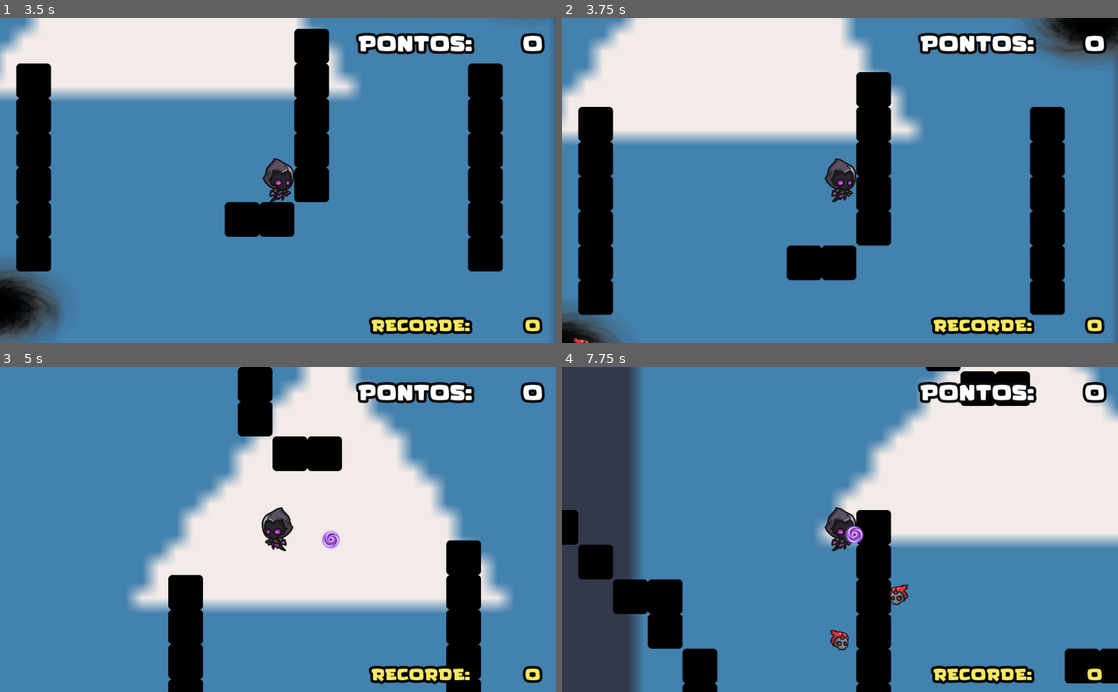
Above: before the commit, frames 1-4 (two rows, left to right).
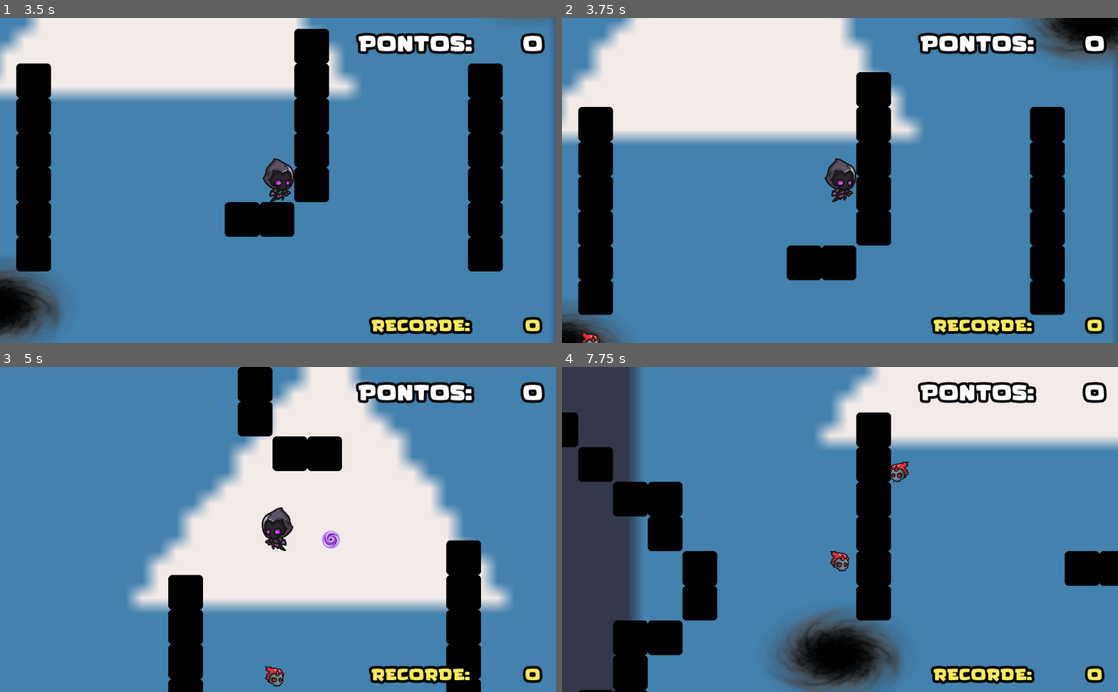
Above: after the commit, the same moments.

Repository: danielmfr/Trabalho_Final-Prog_para_Jogos
Game: Godot game, scene res://Scenes/levels/MainMenu.tscn
Same seed, same stepped clock (60 frames per second), same inputs: the game is played once before the commit and once after it. The engine's default icon, where the game draws it, is replaced by a stand-in: a white triangle on a blue panel in a dark square.
Inputs (mouse positions are in pixels of both pictures, inside the frame that each line leads up to):
- Up to frame 1 (3.5 s): click "Play Game" at 0.5 s; tap Enter at 1.25 s; move the mouse to (400, 164) at 1.27 s; press the mouse at (400, 164) at 1.28 s; hold D (right) 1.28-2.03 s; move the mouse to (166, 196) at 2.02 s; release the mouse at (166, 196) at 2.03 s; hold S (down) 2.03-2.78 s; click (166, 196) at 2.1 s; move the mouse to (333, 109) at 2.77 s; press the mouse at (333, 109) at 2.78 s; hold D (right) from 2.78 s (still down)
- Up to frame 2 (3.75 s): move the mouse to (812, 245) at 3.52 s; release D (right) at 3.53 s; release the mouse at (812, 245) at 3.53 s; hold W (up) from 3.53 s (still down); click (812, 245) at 3.6 s
- Up to frame 3 (5 s): move the mouse to (444, 578) at 4.27 s; release W (up) at 4.28 s; press the mouse at (444, 578) at 4.28 s; hold A (left) from 4.28 s (still down)
- Up to frame 4 (7.75 s): move the mouse to (673, 480) at 5.02 s; release the mouse at (673, 480) at 5.03 s; click (673, 480) at 5.1 s; move the mouse to (867, 529) at 5.77 s; release A (left) at 5.78 s; press the mouse at (867, 529) at 5.78 s; hold S (down) 5.78-6.53 s; move the mouse to (756, 448) at 6.52 s; release the mouse at (756, 448) at 6.53 s; hold D (right) 6.53-7.28 s; click (756, 448) at 6.6 s; move the mouse to (962, 513) at 7.27 s; press the mouse at (962, 513) at 7.28 s; hold W (up) from 7.28 s (still down)

Frame 1 is identical in both runs. In frame 2, less than 0.1% of the frame differs, in the area x 2-7%, y 96-100%; in frame 3, 0.2%; in frame 4, 37%, in the area x 0-100%, y 0-100%.

Commit message:
Herança e power ups

Diff:
--- a/Scenes/characters/Enemies/Boss.gd
+++ b/Scenes/characters/Enemies/Boss.gd
@@ -55,7 +55,7 @@
 
 
 func arrive_force(target: Vector2, max_speed):
-	var desired = target - self.global_position
+	var desired = target - global_position
 
 	var d = desired.length()
 	desired = desired.normalized()
@@ -122,7 +122,7 @@
 func _on_Death_Area_area_entered(area):
 	if area.is_in_group("dano"):
 		area.queue_free()
-		damage_self(1)
+		damage_self(Global.jogador.dano)
 		motion = -motion * recuo
 		atordoado = true
 		$timer_recuo.start()
--- a/Scenes/characters/Enemy.gd
+++ b/Scenes/characters/Enemy.gd
@@ -1,43 +1,4 @@
-extends KinematicBody2D
-
-var movespeed = 100
-var motion = Vector2.ZERO
-var vida = 3
-var atordoado = false
-var recuo = 2
+extends "res://Scenes/characters/Enemy_Base.gd"
 
 func _physics_process(delta):
-	#flipar spirte
-	if Global.jogador.global_position < global_position:
-		get_node( "Sprite" ).set_flip_h( true )
-	if Global.jogador.global_position > global_position:
-		get_node( "Sprite" ).set_flip_h( false )
-	#innimigo se movimento em direção do player
-	if Global.jogador != null and atordoado == false:
-		motion = global_position.direction_to(Global.jogador.global_position)
-	global_position += motion * movespeed * delta
-
-
-
-	#colisão com as paredes
-	move_and_collide(motion)
-
-
-
-	#verificar se o inimigo está morto
-	if vida <= 0:
-		Global.pontos += 5
-		queue_free()
-
-#quando o inimigo receber dano
-func _on_Area2D_area_entered(area):
-	if area.is_in_group("dano"):
-		print("atingido")
-		vida -=1
-		motion = -motion * recuo
-		atordoado = true
-		$timer_recuo.start()
-
-
-func _on_timer_recuo_timeout():
-	atordoado = false
+	moviemto_basico_inimigo(delta)
--- /dev/null
+++ b/Scenes/characters/Enemy1.tscn
@@ -0,0 +1,9 @@
+[gd_scene load_steps=2 format=2]
+
+[ext_resource path="res://Scenes/characters/Enemy_Base.tscn" type="PackedScene" id=1]
+
+[node name="Enemy1" instance=ExtResource( 1 )]
+movespeed = 100
+
+[node name="CollisionShape2D" parent="." index="1"]
+position = Vector2( 1, -0.5 )
--- /dev/null
+++ b/Scenes/characters/Enemy2.tscn
@@ -0,0 +1,15 @@
+[gd_scene load_steps=3 format=2]
+
+[ext_resource path="res://Assets/textures/Enemy2/Wraith_012.png" type="Texture" id=1]
+[ext_resource path="res://Scenes/characters/Enemy_Base.tscn" type="PackedScene" id=2]
+
+[node name="Enemy2" instance=ExtResource( 2 )]
+
+[node name="Sprite" parent="." index="0"]
+texture = ExtResource( 1 )
+
+[node name="CollisionShape2D" parent="." index="1"]
+position = Vector2( 0.5, -6 )
+
+[node name="CollisionShape2D" parent="Area2D" index="0"]
+position = Vector2( 0.5, -6 )
--- /dev/null
+++ b/Scenes/characters/Enemy_Base.gd
@@ -0,0 +1,44 @@
+extends KinematicBody2D
+
+var motion = Vector2.ZERO
+var atordoado = false
+export (int) var recuo = 20
+export (int) var vida = 3
+export (int) var movespeed = 200
+
+func _process(delta):
+		if vida <= 0:
+			Global.pontos += 5
+			queue_free()
+
+func moviemto_basico_inimigo(delta):
+	#flipar spirte
+	if Global.jogador.global_position < self.global_position:
+		get_node( "Sprite" ).set_flip_h( true )
+	if Global.jogador.global_position > self.global_position:
+		get_node( "Sprite" ).set_flip_h( false )
+	#innimigo se movimento em direção do player
+	if Global.jogador != null and atordoado == false:
+		motion = self.global_position.direction_to(Global.jogador.global_position)
+		self.global_position += motion * movespeed * delta
+	elif atordoado:
+		motion = lerp(motion, Vector2.ZERO, 0.3)
+		self.global_position += motion * delta
+
+
+	#colisão com as paredes
+	move_and_collide(motion)
+
+#quando o inimigo receber dano
+func _on_Area2D_area_entered(area):
+	if area.is_in_group("dano"):
+		print("inimigo acertado")
+		vida -= Global.jogador.dano
+		motion = -motion * recuo
+		atordoado = true
+		$timer_recuo.start()
+
+
+
+func _on_timer_recuo_timeout():
+	atordoado = false
--- a/Scenes/characters/Enemies/Enemy.tscn
+++ b/Scenes/characters/Enemy_Base.tscn
@@ -4,24 +4,24 @@
 [ext_resource path="res://Scenes/characters/Enemy.gd" type="Script" id=2]
 
 [sub_resource type="RectangleShape2D" id=1]
-extents = Vector2( 16, 18 )
+extents = Vector2( 17, 18.5 )
 
 [sub_resource type="RectangleShape2D" id=2]
 extents = Vector2( 17, 19 )
 
-[node name="Enemy" type="KinematicBody2D" groups=["enemy"]]
+[node name="Enemy_Base" type="KinematicBody2D" groups=["enemy"]]
 script = ExtResource( 2 )
 __meta__ = {
 "_edit_group_": true
 }
 
+[node name="Sprite" type="Sprite" parent="." groups=["enemy"]]
+scale = Vector2( 0.182692, 0.182692 )
+texture = ExtResource( 1 )
+
 [node name="CollisionShape2D" type="CollisionShape2D" parent="." groups=["enemy"]]
 position = Vector2( 1, -1 )
 shape = SubResource( 1 )
-
-[node name="Sprite" type="Sprite" parent="." groups=["enemy"]]
-scale = Vector2( 0.182692, 0.182692 )
-texture = ExtResource( 1 )
 
 [node name="Area2D" type="Area2D" parent="." groups=["enemy"]]
 
--- a/Scenes/characters/Player.gd
+++ b/Scenes/characters/Player.gd
@@ -4,6 +4,14 @@
 var bullet = preload("res://Scenes/props/Bullet.tscn")
 
 var recarregado = true
+var tempo_recarga = 0.2
+var padrao_tempo_recarga = tempo_recarga
+
+var dano = 1
+var dano_padrao = dano
+
+var reset_poder = []
+
 var morto = false
 
 func _ready():
@@ -30,12 +38,22 @@
 		motion = move_and_slide(motion * movespeed)
 
 	if Input.is_action_pressed("LMB") and Global.criacao_no_pai != null and recarregado and !morto:
-		Global.instance_node(bullet, global_position, Global.criacao_no_pai)
+		var instancia_bala = Global.instance_node(bullet, global_position, Global.criacao_no_pai)
+		instancia_bala.dano = dano
 		recarregado = false
 		$tempo_recarga.start()
 
 func _on_tempo_recarga_timeout():
 	recarregado = true
+	$tempo_recarga.wait_time = tempo_recarga
+
+func _on_tempo_recarga_col_timeout():
+	if reset_poder.find("tempo_recarga") != null:
+		tempo_recarga = padrao_tempo_recarga
+		reset_poder.erase("tempo_recarga")
+	if reset_poder.find("dano") != null:
+		dano = dano_padrao
+		reset_poder.erase("dano")
 
 func _on_Area2D_area_entered(area):
 	if area.is_in_group("enemy"):
--- a/Scenes/characters/Player.tscn
+++ b/Scenes/characters/Player.tscn
@@ -34,8 +34,13 @@
 wait_time = 0.2
 one_shot = true
 
+[node name="tempo_recarga_col" type="Timer" parent="."]
+wait_time = 3.0
+one_shot = true
+
 [node name="Camera2D" type="Camera2D" parent="."]
 current = true
 
 [connection signal="area_entered" from="Area2D" to="." method="_on_Area2D_area_entered"]
 [connection signal="timeout" from="tempo_recarga" to="." method="_on_tempo_recarga_timeout"]
+[connection signal="timeout" from="tempo_recarga_col" to="." method="_on_tempo_recarga_col_timeout"]
--- a/Scenes/levels/Phase1.tscn
+++ b/Scenes/levels/Phase1.tscn
@@ -1,20 +1,26 @@
-[gd_scene load_steps=6 format=2]
+[gd_scene load_steps=14 format=2]
 
 [ext_resource path="res://Scenes/characters/Player.tscn" type="PackedScene" id=1]
 [ext_resource path="res://Portal_Inimigos.png" type="Texture" id=2]
+[ext_resource path="res://Scenes/props/Poder_Recarga.tscn" type="PackedScene" id=3]
 [ext_resource path="res://icon.png" type="Texture" id=4]
 [ext_resource path="res://wall.tres" type="TileSet" id=5]
+[ext_resource path="res://Scenes/characters/Enemy_Base.tscn" type="PackedScene" id=6]
+[ext_resource path="res://Assets/textures/Enemy2/Wraith_012.png" type="Texture" id=7]
+[ext_resource path="res://Scenes/props/Poder_Dano.tscn" type="PackedScene" id=8]
 
 [sub_resource type="GDScript" id=1]
 script/source = "extends Node2D
 
 var rgn = RandomNumberGenerator.new()
 
-var inimigo_1 = preload(\"res://Scenes/characters/Enemy.tscn\")
 var boss = preload(\"res://Scenes/characters/Enemies/Boss.tscn\")
+export(Array, PackedScene) var inimigos
+export(Array, PackedScene) var poderes
 #garantir que o tiro só va existir quando existir o jogador
 func _ready():
 	Global.criacao_no_pai = self
+	Global.pontos = 0
 
 func _exit_tree():
 	Global.criacao_no_pai = null
@@ -26,13 +32,16 @@
 	match portalRandom:
 		1:
 			var posicao_inimigo = Vector2(80,70)
-			Global.instance_node(inimigo_1, posicao_inimigo, self)
+			var numero_inimigos = round(rand_range(-1,inimigos.size()-1))
+			Global.instance_node(inimigos[numero_inimigos], posicao_inimigo, self)
 		2:
 			var posicao_inimigo = Vector2(300,1100)
-			Global.instance_node(inimigo_1, posicao_inimigo, self)
+			var numero_inimigos = round(rand_range(-1,inimigos.size()-1))
+			Global.instance_node(inimigos[numero_inimigos], posicao_inimigo, self)
 		3:
 			var posicao_inimigo = Vector2(1300,500)
-			Global.instance_node(inimigo_1, posicao_inimigo, self)
+			var numero_inimigos = round(rand_range(-1,inimigos.size()-1))
+			Global.instance_node(inimigos[numero_inimigos], posicao_inimigo, self)
 
 
 
@@ -44,10 +53,46 @@
 func _on_timer_spawn_boss_timeout():
 	var posicao_boss = Vector2(1300,500)
 	Global.instance_node(boss, posicao_boss, self)
+
+
+func _on_timer_spawn_poder_timeout():
+	var posicao_poderes = Vector2(80,70)
+	var numero_poderes = round(rand_range(-1,poderes.size()-1))
+	Global.instance_node(poderes[numero_poderes], posicao_poderes, self)
 "
+
+[sub_resource type="GDScript" id=3]
+script/source = "extends \"res://Scenes/characters/Enemy_Base.gd\"
+
+func _physics_process(delta):
+	moviemto_basico_inimigo(delta)
+
+
+"
+
+[sub_resource type="RectangleShape2D" id=2]
+extents = Vector2( 23.5, 17 )
+
+[sub_resource type="RectangleShape2D" id=4]
+extents = Vector2( 24, 17 )
+
+[sub_resource type="PackedScene" id=5]
+_bundled = {
+"conn_count": 2,
+"conns": PoolIntArray( 3, 0, 17, 16, 2, 0, 5, 0, 19, 18, 2, 0 ),
+"editable_instances": [  ],
+"names": PoolStringArray( "Enemy2", "script", "KinematicBody2D", "Sprite", "scale", "texture", "CollisionShape2D", "position", "shape", "enemy", "Area2D", "col", "timer_recuo", "wait_time", "one_shot", "Timer", "_on_Area2D_area_entered", "area_entered", "_on_timer_recuo_timeout", "timeout" ),
+"node_count": 6,
+"node_paths": [  ],
+"nodes": PoolIntArray( -1, -1, 2, 0, -1, 1, 1, 0, 0, 0, 0, 3, 3, -1, 2, 4, 1, 5, 2, 0, 0, 0, 6, 6, -1, 2, 7, 3, 8, 4, 1, 9, 0, 0, 10, 10, -1, 0, 1, 9, 3, 0, 6, 11, -1, 2, 7, 5, 8, 6, 1, 9, 0, 0, 15, 12, -1, 2, 13, 7, 14, 8, 0 ),
+"variants": [ SubResource( 3 ), Vector2( 0.22, 0.22 ), ExtResource( 7 ), Vector2( 1.5, -6 ), SubResource( 2 ), Vector2( 1, -6 ), SubResource( 4 ), 0.1, true ],
+"version": 2
+}
 
 [node name="Fase" type="Node2D"]
 script = SubResource( 1 )
+inimigos = [ ExtResource( 6 ), SubResource( 5 ) ]
+poderes = [ ExtResource( 3 ), ExtResource( 8 ) ]
 
 [node name="Player" parent="." instance=ExtResource( 1 )]
 position = Vector2( 600, 600 )
@@ -91,6 +136,10 @@
 wait_time = 20.0
 autostart = true
 
+[node name="timer_spawn_poder" type="Timer" parent="."]
+autostart = true
+
 [connection signal="timeout" from="timer_spawn_inimigo" to="." method="_on_timer_spawn_inimigo_timeout"]
 [connection signal="timeout" from="timer_dificuldade" to="." method="_on_timer_dificuldade_timeout"]
 [connection signal="timeout" from="timer_spawn_boss" to="." method="_on_timer_spawn_boss_timeout"]
+[connection signal="timeout" from="timer_spawn_poder" to="." method="_on_timer_spawn_poder_timeout"]
--- a/Scenes/props/Bullet.gd
+++ b/Scenes/props/Bullet.gd
@@ -3,6 +3,8 @@
 const speed = 800
 var dir_unica = true
 var velocity = Vector2(1,0)
+
+var dano
 
 func _physics_process(delta):
 	if dir_unica:
--- a/Scenes/props/Bullet.tscn
+++ b/Scenes/props/Bullet.tscn
@@ -3,8 +3,8 @@
 [ext_resource path="res://Assets/textures/Player/Wraith_03.png" type="Texture" id=1]
 [ext_resource path="res://Scenes/props/Bullet.gd" type="Script" id=2]
 
-[sub_resource type="RectangleShape2D" id=2]
-extents = Vector2( 6, 6 )
+[sub_resource type="CircleShape2D" id=1]
+radius = 17.5
 
 [node name="Bullet" type="Area2D" groups=["dano"]]
 script = ExtResource( 2 )
@@ -14,6 +14,7 @@
 texture = ExtResource( 1 )
 
 [node name="CollisionShape2D" type="CollisionShape2D" parent="." groups=["dano"]]
-shape = SubResource( 2 )
+position = Vector2( -0.5, 0 )
+shape = SubResource( 1 )
 
 [connection signal="body_entered" from="." to="." method="_on_Bullet_body_entered"]
--- /dev/null
+++ b/Scenes/props/Poder_Basico.gd
@@ -0,0 +1,15 @@
+extends Sprite
+
+export(String) var modificador_variavel_jogador
+export(float) var valor_variavel_jogador
+
+export(float) var tempo_recarga_poder = 4
+
+#infelizmente para poder alterar os atributos do player apelamos por acessar direntamente esse atributo dele
+func _on_hitbox_area_entered(area):
+	if area.is_in_group("player"):
+		area.get_parent().set(modificador_variavel_jogador,valor_variavel_jogador)
+		area.get_parent().get_node("tempo_recarga_col").wait_time = tempo_recarga_poder
+		area.get_parent().get_node("tempo_recarga_col").start()
+		area.get_parent().reset_poder.append(name)
+		queue_free()
--- /dev/null
+++ b/Scenes/props/Poder_Dano.tscn
@@ -0,0 +1,8 @@
+[gd_scene load_steps=2 format=2]
+
+[ext_resource path="res://Scenes/props/Poder_Recarga.tscn" type="PackedScene" id=1]
+
+[node name="Poder_Dano" instance=ExtResource( 1 )]
+modulate = Color( 0.486275, 0.129412, 0.596078, 1 )
+modificador_variavel_jogador = "dano"
+valor_variavel_jogador = 2.0
--- /dev/null
+++ b/Scenes/props/Poder_Recarga.tscn
@@ -0,0 +1,23 @@
+[gd_scene load_steps=4 format=2]
+
+[ext_resource path="res://Scenes/props/Poder_Basico.gd" type="Script" id=1]
+[ext_resource path="res://PowerUp.png" type="Texture" id=2]
+
+[sub_resource type="RectangleShape2D" id=1]
+extents = Vector2( 152.735, 149.907 )
+
+[node name="Poder_Recarga" type="Sprite"]
+modulate = Color( 0.537255, 0.968627, 0.509804, 1 )
+rotation = 0.785398
+scale = Vector2( 0.05, 0.05 )
+texture = ExtResource( 2 )
+script = ExtResource( 1 )
+modificador_variavel_jogador = "tempo_recarga"
+valor_variavel_jogador = 0.05
+
+[node name="hitbox" type="Area2D" parent="."]
+
+[node name="coll" type="CollisionShape2D" parent="hitbox"]
+shape = SubResource( 1 )
+
+[connection signal="area_entered" from="hitbox" to="." method="_on_hitbox_area_entered"]
Binary file added: PowerUp.png
Not shown, added: PowerUp.png.import
